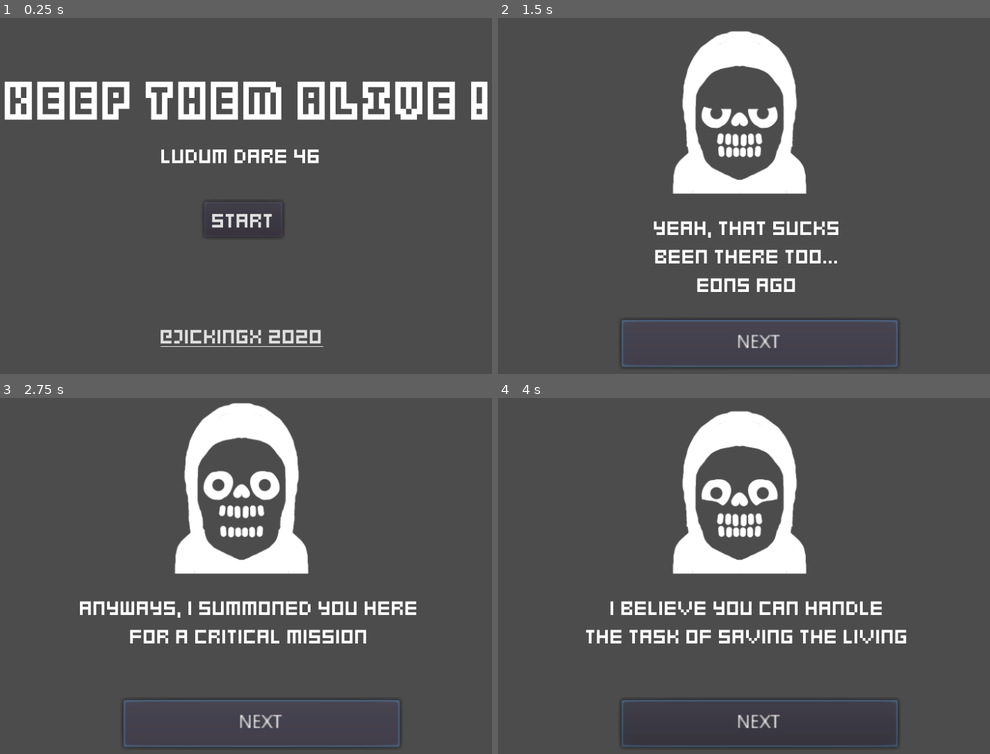
Above: before the commit, frames 1-4 (two rows, left to right).
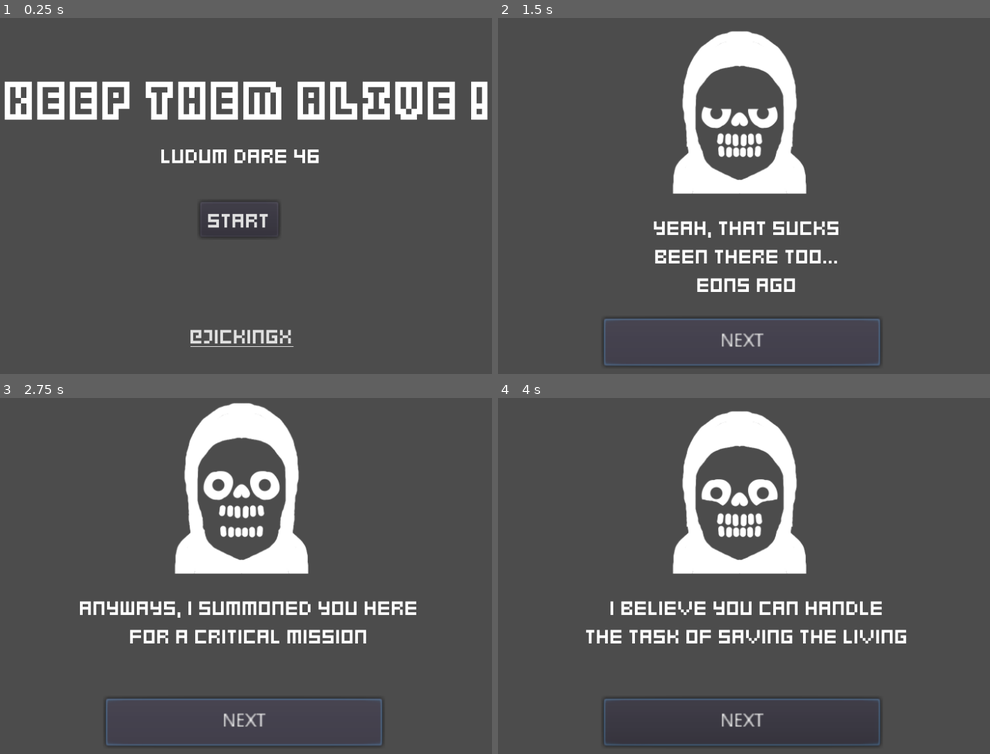
Above: after the commit, the same moments.

Repository: jickingx/GameJam-LD46-KEEP-THEM-ALIVE
Game: Godot game, scene res://SCENES/Start.tscn
The game is run twice, just before and just after one commit, with the same random seed, the same clock (stepped at 60 frames per second) and the same inputs.
Inputs (mouse positions are in pixels of both pictures, inside the frame that each line leads up to):
- Up to frame 1 (0.25 s): no input
- Up to frame 2 (1.5 s): click "START" at 0.5 s; click "NEXT" at 1.25 s
- Up to frame 3 (2.75 s): click "NEXT" at 2 s
- Up to frame 4 (4 s): click "NEXT" at 2.75 s; move the mouse to (867, 526) at 3.52 s; click (867, 526) at 3.67 s

The runs differ from the first frame. In frame 1, 1.2% of the frame differs, in the area x 32-66%, y 53-93%; in frame 2, 1.1%; in frame 3, 1.1%; in frame 4, 1.1%.

Commit message:
FOR PUBLISH

Diff:
--- a/Global.gd
+++ b/Global.gd
@@ -1,5 +1,5 @@
 extends Node
 # GLOBAL VARS
-const MIN_EVIL_CARD_COUNT = 4
+const MIN_EVIL_CARD_COUNT = 5
 
 var evil_card_count = MIN_EVIL_CARD_COUNT
--- a/Items/Card.gd
+++ b/Items/Card.gd
@@ -20,6 +20,7 @@
 func on_click():
 	if is_disabled :
 		return
+	$AudioStreamPlayer2D.play()
 
 	is_selected = !is_selected
 	if is_selected :
--- a/Items/Card.tscn
+++ b/Items/Card.tscn
@@ -9,6 +9,7 @@
 [ext_resource path="res://_assets_raw/card-good-01.png" type="Texture" id=7]
 [ext_resource path="res://_assets_raw/card-selected-01.png" type="Texture" id=8]
 [ext_resource path="res://_assets_raw/card-dead-01.png" type="Texture" id=9]
+[ext_resource path="res://Sound/blip.wav" type="AudioStream" id=10]
 
 [sub_resource type="SpriteFrames" id=1]
 animations = [ {
@@ -46,4 +47,7 @@
 
 [node name="CollisionShape2D" type="CollisionShape2D" parent="."]
 shape = SubResource( 2 )
+
+[node name="AudioStreamPlayer2D" type="AudioStreamPlayer2D" parent="."]
+stream = ExtResource( 10 )
 [connection signal="input_event" from="." to="." method="_on_Card_input_event"]
--- a/SCENES/End.gd
+++ b/SCENES/End.gd
@@ -4,9 +4,11 @@
 	if Global.evil_card_count <= 0:
 		$CanvasLayer/Label.text = "WHOA DIDN'T EXPECTED THAT, YOU'LL BE PROMOTED !!!"
 		$AnimatedSprite.play("1")
+		$AudioStreamPlayer2DWIN.play()
 	else:
 		$CanvasLayer/Label.text = "YOU SCREWD AGAIN, YOU'RE FIRED !!!'"
 		$AnimatedSprite.play("0")
+		$AudioStreamPlayer2DLose.play()
 
 
 func _on_Timer_timeout():
--- a/SCENES/End.tscn
+++ b/SCENES/End.tscn
@@ -6,6 +6,9 @@
 [ext_resource path="res://_assets_raw/intro-003-01.png" type="Texture" id=4]
 [ext_resource path="res://_assets_raw/intro-002-00.png" type="Texture" id=5]
 [ext_resource path="res://_assets_raw/intro-002-01.png" type="Texture" id=6]
+[ext_resource path="res://Sound/BeepBox-Song2.wav" type="AudioStream" id=7]
+[ext_resource path="res://Sound/WIN.wav" type="AudioStream" id=8]
+[ext_resource path="res://Sound/LOSE.wav" type="AudioStream" id=9]
 
 [sub_resource type="SpriteFrames" id=1]
 animations = [ {
@@ -53,6 +56,15 @@
 position = Vector2( 403.516, 259.317 )
 frames = SubResource( 1 )
 animation = "1"
-frame = 1
 playing = true
+
+[node name="AudioStreamPlayer" type="AudioStreamPlayer" parent="."]
+stream = ExtResource( 7 )
+autoplay = true
+
+[node name="AudioStreamPlayer2DWIN" type="AudioStreamPlayer2D" parent="."]
+stream = ExtResource( 8 )
+
+[node name="AudioStreamPlayer2DLose" type="AudioStreamPlayer2D" parent="."]
+stream = ExtResource( 9 )
 [connection signal="timeout" from="Timer" to="." method="_on_Timer_timeout"]
--- a/SCENES/GameBoard.gd
+++ b/SCENES/GameBoard.gd
@@ -15,6 +15,7 @@
 func _ready():
 	spawn_cards_to_board()
 	$CanvasLayer/LabelInfectedCount.text = str(max_evil_card)
+	$AudioStreamPlayer2D.play()
 
 
 func _on_Button_button_up():
@@ -92,14 +93,15 @@
 
 	if validate_selected_cards() :
 		Global.evil_card_count -= 1
-		$CanvasLayer/PopupDialog/Label.text = "SUCCESS"
+		$CanvasLayer/PopupDialog/Label.text = "GOOD CATCH !!!"
 	else:
-		Global.evil_card_count += Global.evil_card_count / 2
-		$CanvasLayer/PopupDialog/Label.text = "SOMETHING WEN'T WRONG"
+		Global.evil_card_count += Global.evil_card_count
+		$CanvasLayer/PopupDialog/Label.text = "OOOPS, THAT'S BAD"
 
 	if Global.evil_card_count <= 0 || Global.evil_card_count >= (max_cards_h * max_cards_v):
 		get_tree().change_scene("res://SCENES/End.tscn")
 
 	#show pop up if success
 	$CanvasLayer/Button.disabled = true
+	$AudioStreamPlayer2DBlip.play()
 	$CanvasLayer/PopupDialog.popup()
--- a/SCENES/GameBoard.tscn
+++ b/SCENES/GameBoard.tscn
@@ -1,8 +1,10 @@
-[gd_scene load_steps=4 format=2]
+[gd_scene load_steps=6 format=2]
 
 [ext_resource path="res://SCENES/QuarantineButton.gd" type="Script" id=1]
 [ext_resource path="res://SCENES/GameBoard.gd" type="Script" id=2]
 [ext_resource path="res://Fonts/MainFont.tres" type="DynamicFont" id=3]
+[ext_resource path="res://Sound/Powerup5.wav" type="AudioStream" id=4]
+[ext_resource path="res://Sound/BeepBox-Song.wav" type="AudioStream" id=5]
 
 [node name="Node2D" type="Node2D"]
 script = ExtResource( 2 )
@@ -102,6 +104,15 @@
 __meta__ = {
 "_edit_use_anchors_": false
 }
+
+[node name="AudioStreamPlayer2D" type="AudioStreamPlayer2D" parent="."]
+stream = ExtResource( 5 )
+volume_db = -4.0
+
+[node name="AudioStreamPlayer2DBlip" type="AudioStreamPlayer2D" parent="."]
+position = Vector2( 0.000183105, -0.000305176 )
+scale = Vector2( 0.999999, 0.999999 )
+stream = ExtResource( 4 )
 [connection signal="button_up" from="CanvasLayer/Button" to="." method="_on_Button_button_up"]
 [connection signal="button_up" from="CanvasLayer/Button" to="CanvasLayer/Button" method="_on_Button_button_up"]
 [connection signal="quarantine_timeout" from="CanvasLayer/Button" to="." method="_on_Button_quarantine_timeout"]
--- a/SCENES/Instructions.gd
+++ b/SCENES/Instructions.gd
@@ -23,6 +23,7 @@
 	update_labels(counter)
 
 func _on_Button_button_up():
+	$AudioStreamPlayer2DBlip.play()
 	counter += 1
 	if messages.size() <= counter :
 		get_tree().change_scene("res://SCENES/GameBoard.tscn")
--- a/SCENES/Instructions.tscn
+++ b/SCENES/Instructions.tscn
@@ -11,9 +11,16 @@
 [ext_resource path="res://_assets_raw/intro-003-01.png" type="Texture" id=9]
 [ext_resource path="res://_assets_raw/intro-003-00.png" type="Texture" id=10]
 [ext_resource path="res://_assets_raw/intro-004-00.png" type="Texture" id=11]
+[ext_resource path="res://Sound/blip.wav" type="AudioStream" id=12]
+[ext_resource path="res://Sound/BeepBox-Song2.wav" type="AudioStream" id=13]
 
 [sub_resource type="SpriteFrames" id=1]
 animations = [ {
+"frames": [ ExtResource( 5 ), ExtResource( 6 ) ],
+"loop": true,
+"name": "1",
+"speed": 5.0
+}, {
 "frames": [ ExtResource( 11 ) ],
 "loop": true,
 "name": "4",
@@ -24,19 +31,14 @@
 "name": "2",
 "speed": 5.0
 }, {
+"frames": [ ExtResource( 10 ), ExtResource( 9 ) ],
+"loop": true,
+"name": "3",
+"speed": 5.0
+}, {
 "frames": [ ExtResource( 2 ), ExtResource( 3 ) ],
 "loop": true,
 "name": "0",
-"speed": 5.0
-}, {
-"frames": [ ExtResource( 5 ), ExtResource( 6 ) ],
-"loop": true,
-"name": "1",
-"speed": 5.0
-}, {
-"frames": [ ExtResource( 10 ), ExtResource( 9 ) ],
-"loop": true,
-"name": "3",
 "speed": 5.0
 } ]
 
@@ -64,10 +66,10 @@
 }
 
 [node name="Button" type="Button" parent="CanvasLayer"]
-anchor_left = 0.274073
-anchor_top = 0.923242
-anchor_right = 0.772073
-anchor_bottom = 0.923242
+anchor_left = 0.242034
+anchor_top = 0.920419
+anchor_right = 0.740034
+anchor_bottom = 0.920419
 margin_left = 0.259995
 margin_top = -35.0
 margin_right = -204.1
@@ -86,4 +88,11 @@
 __meta__ = {
 "_edit_group_": true
 }
+
+[node name="AudioStreamPlayer2DBlip" type="AudioStreamPlayer2D" parent="."]
+stream = ExtResource( 12 )
+
+[node name="AudioStreamPlayer2D" type="AudioStreamPlayer2D" parent="."]
+stream = ExtResource( 13 )
+autoplay = true
 [connection signal="button_up" from="CanvasLayer/Button" to="." method="_on_Button_button_up"]
--- a/SCENES/Start.gd
+++ b/SCENES/Start.gd
@@ -1,4 +1,6 @@
 extends Node2D
 
 func _on_ButtonStart_button_up():
+	$AudioStreamPlayer2DBlip.play()
+	yield(get_tree().create_timer(.5), "timeout")
 	get_tree().change_scene("res://SCENES/Instructions.tscn")
--- a/SCENES/Start.tscn
+++ b/SCENES/Start.tscn
@@ -1,7 +1,9 @@
-[gd_scene load_steps=5 format=2]
+[gd_scene load_steps=7 format=2]
 
 [ext_resource path="res://Fonts/MainFont.tres" type="DynamicFont" id=1]
 [ext_resource path="res://SCENES/Start.gd" type="Script" id=2]
+[ext_resource path="res://Sound/blip.wav" type="AudioStream" id=3]
+[ext_resource path="res://Sound/BeepBox-Song.wav" type="AudioStream" id=4]
 
 [sub_resource type="DynamicFontData" id=1]
 antialiased = false
@@ -18,15 +20,16 @@
 [node name="CanvasLayer" type="CanvasLayer" parent="."]
 
 [node name="LinkButton" type="LinkButton" parent="CanvasLayer"]
-margin_left = 280.344
+margin_left = 324.344
 margin_top = 533.312
-margin_right = 400.344
+margin_right = 444.344
 margin_bottom = 553.312
 rect_scale = Vector2( 2, 2 )
 custom_fonts/font = ExtResource( 1 )
-text = "@JICKINGX 2020"
+text = "@JICKINGX"
 __meta__ = {
-"_edit_use_anchors_": false
+"_edit_use_anchors_": false,
+"_editor_description_": "https://www.instagram.com/jickingx"
 }
 
 [node name="LabelTitle" type="Label" parent="CanvasLayer"]
@@ -61,9 +64,9 @@
 anchor_top = -0.00574528
 anchor_right = -0.0385077
 anchor_bottom = -0.00574528
-margin_left = 375.272
+margin_left = 369.272
 margin_top = 359.879
-margin_right = 433.272
+margin_right = 427.272
 margin_bottom = 385.879
 rect_scale = Vector2( 2, 2 )
 custom_fonts/font = ExtResource( 1 )
@@ -71,4 +74,11 @@
 __meta__ = {
 "_edit_use_anchors_": false
 }
+
+[node name="AudioStreamPlayer2DBlip" type="AudioStreamPlayer2D" parent="."]
+stream = ExtResource( 3 )
+
+[node name="AudioStreamPlayer2D" type="AudioStreamPlayer2D" parent="."]
+stream = ExtResource( 4 )
+autoplay = true
 [connection signal="button_up" from="CanvasLayer/ButtonStart" to="." method="_on_ButtonStart_button_up"]
Not shown: 1 places in Items/Card.tscn that only renumber resources
Not shown: 1 places in SCENES/End.tscn that only renumber resources
Not shown: 1 places in SCENES/Instructions.tscn that only renumber resources
Not shown, added: Sound/BeepBox-Song.wav.import
Not shown, added: Sound/BeepBox-Song2.wav.import
Not shown, added: Sound/LOSE.wav.import
Not shown, added: Sound/Powerup5.wav.import
Not shown, added: Sound/WIN.wav.import
Not shown, added: Sound/blip.wav.import
Not shown, added: Sound/hurt.wav.import
Not shown, added: Sound/pickup.wav.import
Not shown, added: Sound/quake.wav.import
(and 10 more such lines)
